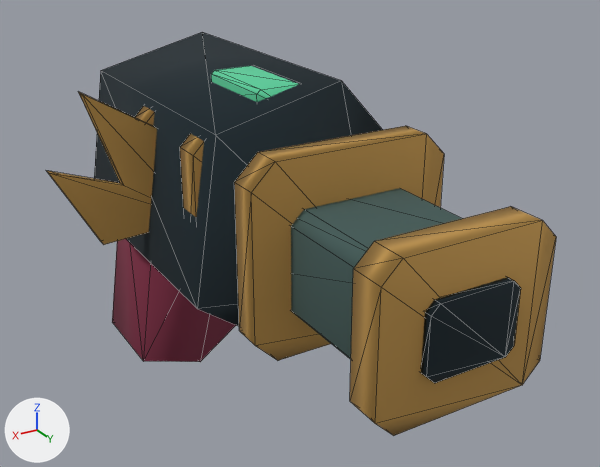
The glTF model native/assets/style3d/mint_pistol.glb: old version first, new version second.
The view is the same before and after, from a 50 mm lens placed at (0.585, 1.331, 0.567), pointed at (-0.048, 0.276, 0.04). Arrows for +X, +Y and +Z are at lower left; the lights stay in place. The first picture is the older version. Mesh edges are drawn as thin lines. Where no turn or scale is listed for an object, it has been applied to the vertices.

Script lines for the objects in view, before the commit:
```python
ob_barrel = bpy.data.objects.new('Barrel', me_barrel)
ob_barrel.location = (0.0, 0.51, 0.1)
ob_bore = bpy.data.objects.new('Bore', me_bore)
ob_bore.location = (0.0, 0.729, 0.1)
ob_carvedgrip = bpy.data.objects.new('CarvedGrip', me_carvedgrip)
ob_carvedgrip.location = (0.0, -0.11, 0.0)
ob_carvedreceiver = bpy.data.objects.new('CarvedReceiver', me_carvedreceiver)
ob_carvedreceiver.location = (0.0, 0.12, 0.05)
ob_emeraldsight = bpy.data.objects.new('EmeraldSight', me_emeraldsight)
ob_emeraldsight.location = (0.0, 0.23, 0.265)
ob_giltband_001 = bpy.data.objects.new('GiltBand.001', me_giltband_001)
ob_giltband_001.location = (0.0, 0.3, 0.11)
ob_giltband_002 = bpy.data.objects.new('GiltBand.002', me_giltband_002)
ob_giltband_002.location = (0.0, 0.47, 0.11)
ob_muzzlerim = bpy.data.objects.new('MuzzleRim', me_muzzlerim)
ob_muzzlerim.location = (0.0, 0.7, 0.1)
ob_wingetching_001 = bpy.data.objects.new('WingEtching.001', me_wingetching_001)
ob_wingetching_001.location = (0.177, 0.15, 0.05)
```
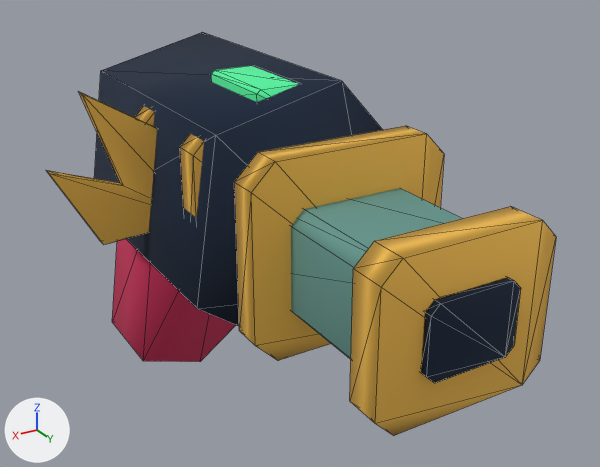
What changed in the scene script:
```text
Add mat_paint_c62f58_0:
    mat_paint_c62f58_0 = principled_material('Paint_c62f58_0')
    mat_paint_c62f58_0.base_color = (0.565, 0.0284, 0.0976)  # pink #c62f58
    mat_paint_c62f58_0.roughness = 1.0
Add mat_paint_15253b_0:
    mat_paint_15253b_0 = principled_material('Paint_15253b_0')
    mat_paint_15253b_0.base_color = (0.0075, 0.0185, 0.0437)  # dark blue #15253b
    mat_paint_15253b_0.roughness = 1.0
Change me_carvedreceiver:
    where me_carvedreceiver.from_pydata(...)  # 12 vertices, 20 faces; spans x -0.18..0.17, y -0.235..0.235, z -0.13..0.25
    me_carvedreceiver part 1
    20 faces are deleted
    20 new faces join them
    me_carvedreceiver part 2: 8 faces spanning x -0.18..0.17, y -0.235..0.235, z -0.13..0.25 switch from mat_paint_15252c_0 (dark blue #15252c) to mat_paint_15253b_0 (dark blue #15253b)
Change me_giltband:
    where me_giltband.from_pydata(...)  # 16 vertices, 28 faces; spans x -0.15..0.15, y -0.023..0.023, z -0.14..0.14
    remove me_giltband.materials.append(mat_paint_bb914c_0)  # orange #bb914c
    add me_giltband.materials.append(mat_paint_efba50_0)  # orange #efba50
Change me_giltband_001:
    where me_giltband_001.from_pydata(...)  # 16 vertices, 28 faces; spans x -0.15..0.15, y -0.023..0.023, z -0.14..0.14
    remove me_giltband_001.materials.append(mat_paint_bb914c_0)  # orange #bb914c
    add me_giltband_001.materials.append(mat_paint_efba50_0)  # orange #efba50
Change me_giltband_002:
    where me_giltband_002.from_pydata(...)  # 16 vertices, 28 faces; spans x -0.15..0.15, y -0.023..0.023, z -0.14..0.14
    remove me_giltband_002.materials.append(mat_paint_bb914c_0)  # orange #bb914c
    add me_giltband_002.materials.append(mat_paint_efba50_0)  # orange #efba50
Change me_barrel:
    where me_barrel.from_pydata(...)  # 16 vertices, 28 faces; spans x -0.095..0.095, y -0.185..0.185, z -0.08..0.08
    remove me_barrel.materials.append(mat_paint_435b58_0)  # dark cyan #435b58
    add me_barrel.materials.append(mat_paint_65968e_0)  # cyan #65968e
Change me_muzzlerim:
    where me_muzzlerim.from_pydata(...)  # 16 vertices, 28 faces; spans x -0.125..0.125, y -0.025..0.025, z -0.11..0.11
    remove me_muzzlerim.materials.append(mat_paint_bb914c_0)  # orange #bb914c
    add me_muzzlerim.materials.append(mat_paint_efba50_0)  # orange #efba50
Change me_carvedgrip:
    where me_carvedgrip.from_pydata(...)  # 10 vertices, 16 faces; spans x -0.1..0.13, y -0.09..0.09, z -0.34..0.03
    me_carvedgrip part 3
    16 faces are deleted
    16 new faces join them
    me_carvedgrip part 4: 6 faces spanning x -0.1..0.13, y -0.09..0.09, z -0.34..0.03 switch from mat_paint_802e46_0 (red #802e46) to mat_paint_c62f58_0 (pink #c62f58)
Change me_wingetching_001:
    where me_wingetching_001.from_pydata(...)  # 12 vertices, 20 faces; spans x -0.1..0.13, y -0.008..0.008, z -0.01..0.23
    me_wingetching_001 part 5
    20 faces are deleted
    20 new faces join them
    me_wingetching_001 part 6: 8 faces spanning x -0.1..0.13, y -0.008..0.008, z -0.01..0.23 switch from mat_paint_bb914c_0 (orange #bb914c) to mat_paint_efba50_0 (orange #efba50)
Change me_emeraldsight:
    where me_emeraldsight.from_pydata(...)  # 16 vertices, 28 faces; spans x -0.04..0.04, y -0.075..0.075, z -0.025..0.025
    remove me_emeraldsight.materials.append(mat_paint_5ed19e_0)  # green #5ed19e
    add me_emeraldsight.materials.append(mat_paint_58f8a4_0)  # green #58f8a4
```

Changed parts and their boxes (x1, y1, x2, y2) in the pictures (600 x 467 px; the box of a moved part takes in the faces that stretch with it):
'MuzzleRim', recoloured
    both: (350, 206, 556, 436)
'GiltBand.002', recoloured (lighter)
    both: (234, 126, 444, 361)
'Barrel', recoloured (dark cyan to cyan)
    both: (291, 188, 463, 359)
'EmeraldSight', recoloured
    both: (211, 66, 299, 102)
'GiltBand.001', recoloured
    both: (180, 133, 204, 217)
'GiltBand', recoloured (lighter)
    both: (135, 106, 154, 126)
part 1 of me_carvedreceiver, moved or reshaped
    both: (94, 32, 341, 308)
part 2 of me_carvedreceiver, recoloured
    both: (197, 81, 383, 326)
part 3 of me_carvedgrip, moved or reshaped
    both: (112, 239, 151, 360)
part 4 of me_carvedgrip, recoloured (red to pink)
    both: (143, 264, 236, 362)
part 5 of me_wingetching_001, moved or reshaped
    both: (46, 92, 154, 245)
part 6 of me_wingetching_001, recoloured
    both: (49, 94, 157, 245)
